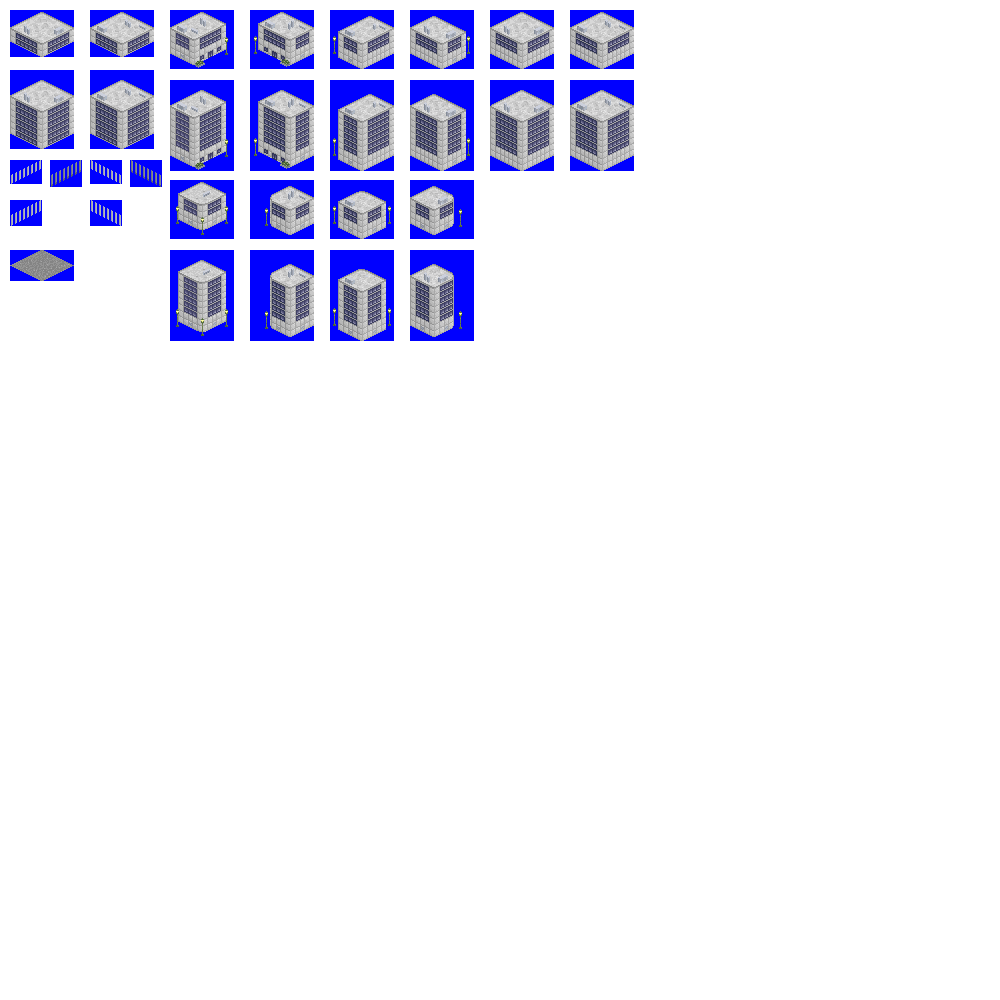
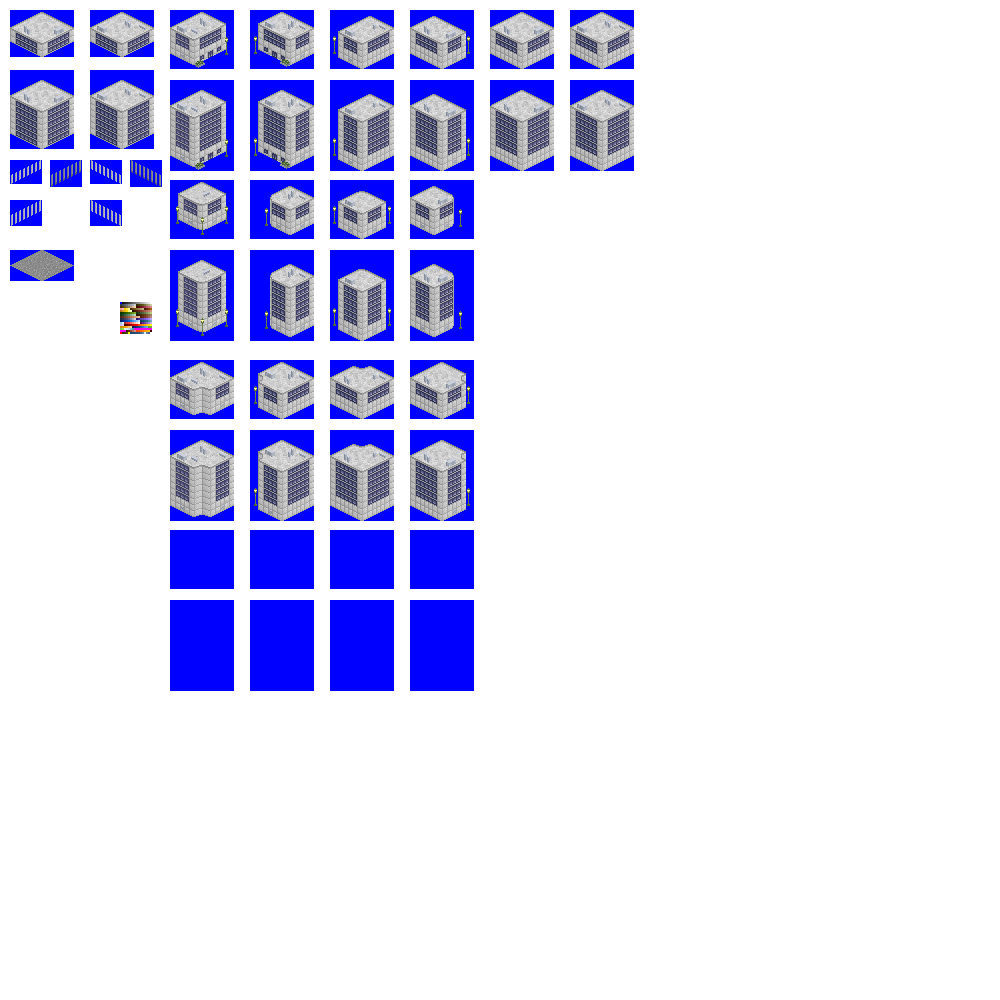
The second 1000×1000 image is a revision of the first. Changes to its layers:
painted on "new_graphic" over bbox(120, 302, 470, 521)
painted on "배경" over bbox(170, 360, 474, 691)
